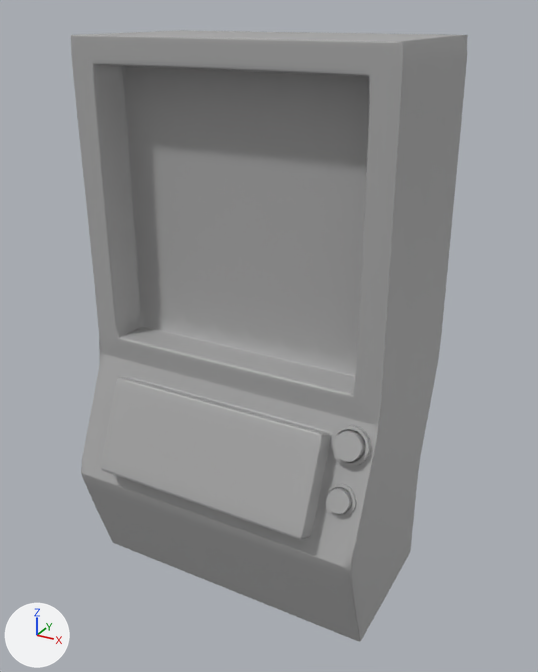
One commit to the FBX model Assets/Artes/Props/Monitor.fbx: the scene before it, then after it.
The view is the same before and after, from a 50 mm camera at (1.551, -2.23, 1.864) aimed at (0.497, -0.314, 0.906). Every picture has the same lights, and +X, +Y and +Z are marked at lower left. Where no turn or scale is listed for an object, it has been applied to the vertices.
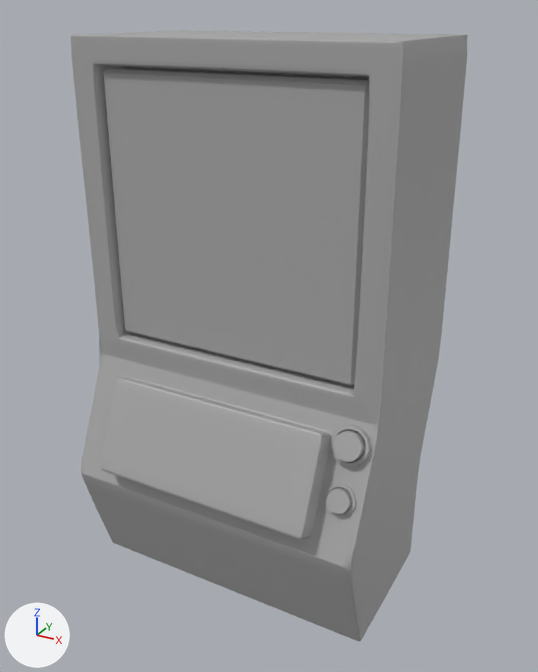
The newer file is also rescaled (x0.784), turned or shifted as a whole; pictures and numbers use the older file's frame.

Pixel boxes (x1, y1, x2, y2) of what changed, in the pictures (538 x 672 px):
part 1 of me_mesh, added
    after: (103, 68, 369, 386)

What the commit changed:
Material 'standardSurface12' (mat_standardsurface12) is new.
Its base color is (0.4, 0.4, 0.4) (grey #aaaaaa).
me_mesh is used by ob_pcylinder3; location (-0.012, -0.001, 1.752).
me_mesh had 3170 vertices, 3204 faces and spanned x -0.03..0.97, y -0.71..0.05, z -1.71..0.04.
me_mesh now has 3194 vertices, 3230 faces and spans x -0.03..0.97, y -0.71..0.05, z -1.71..0.04.
me_mesh part 1: a new loose piece of 24 vertices spanning x 0.06..0.88, y -0.49..-0.45, z -0.86..-0.05, in mat_standardsurface9 (grey #aaaaaa).
me_mesh now uses material mat_standardsurface12 (grey #aaaaaa).
